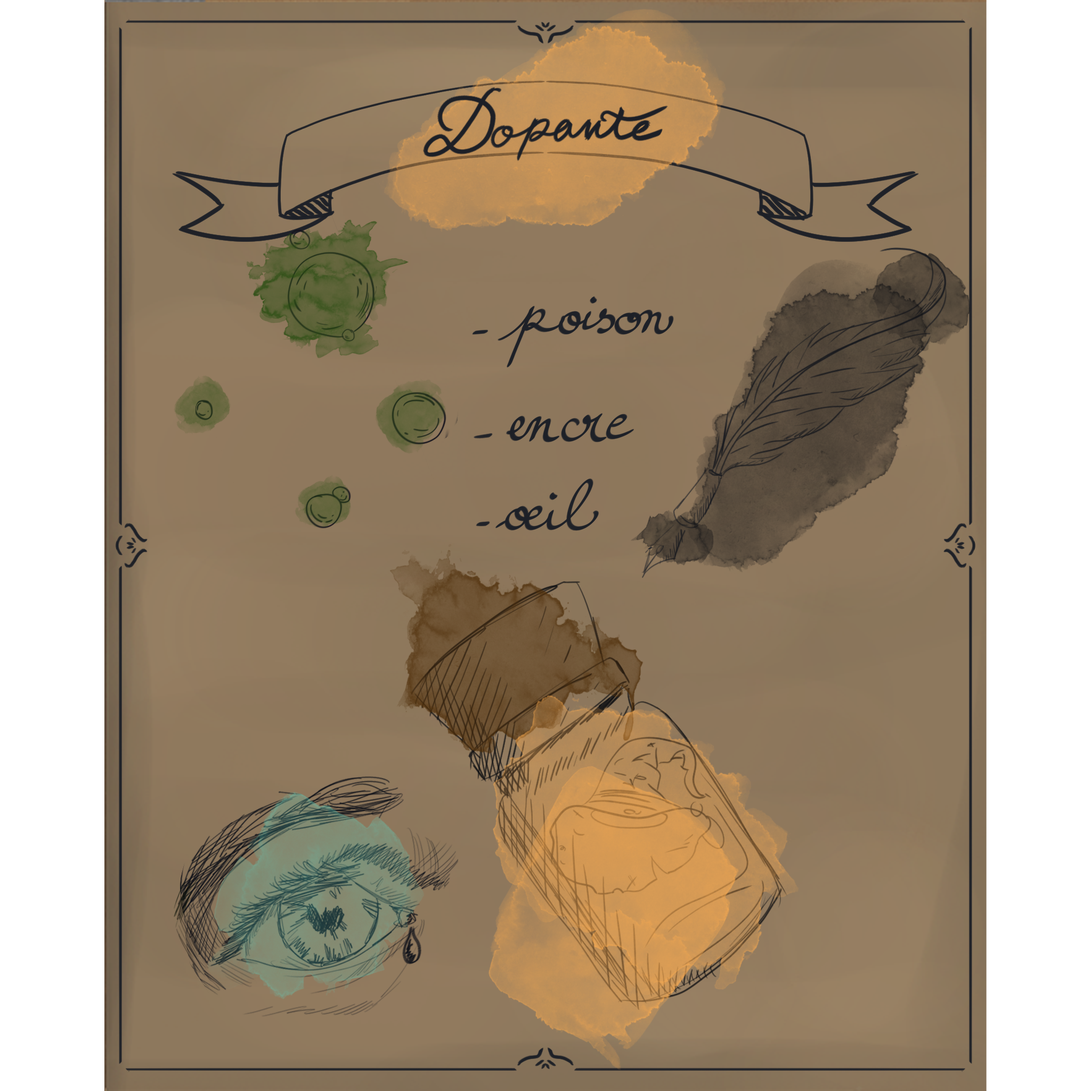
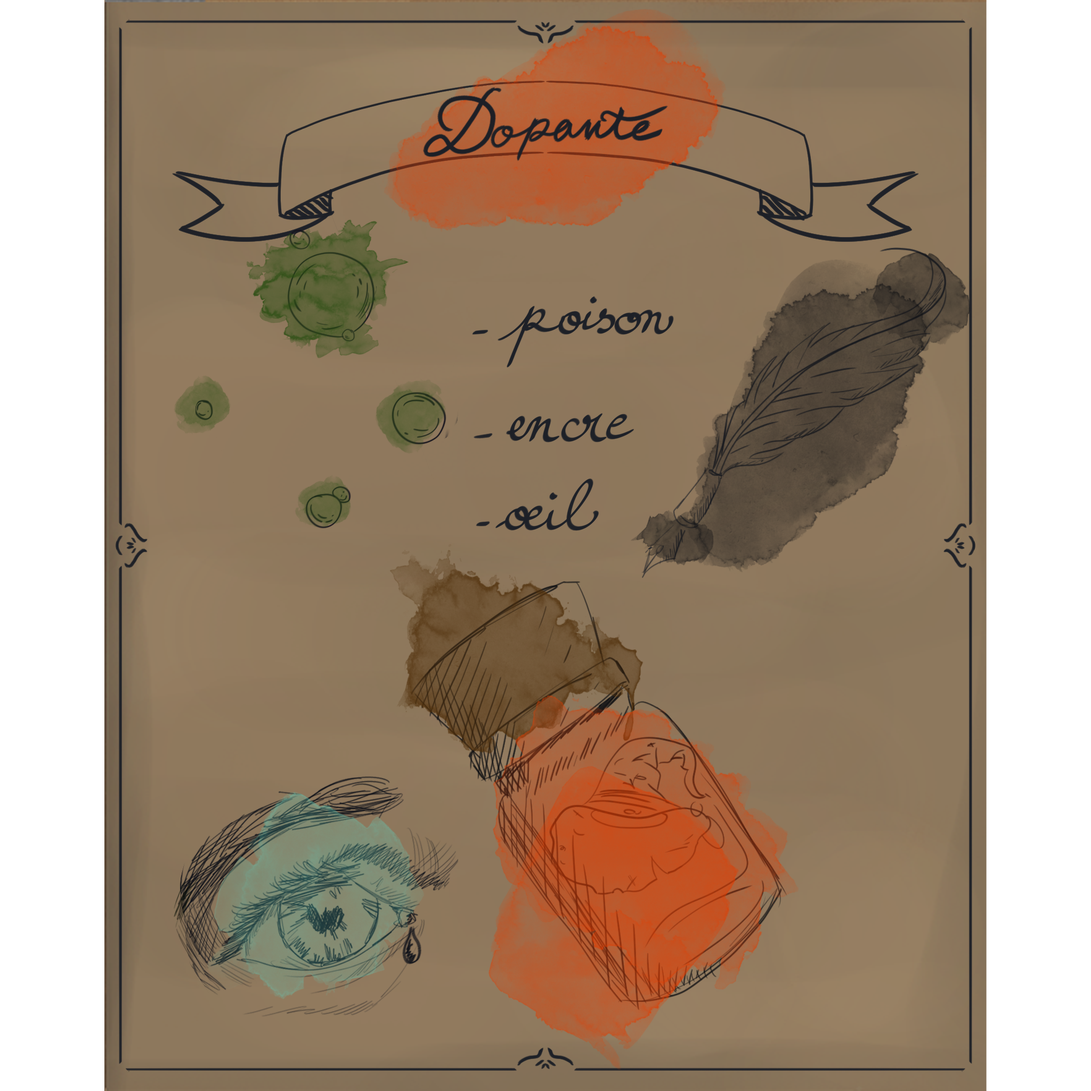
Layers edited between the first and the second 1091px x 1091px image:
painted on "Calque 13" over [487, 693, 799, 1071]
painted on "Calque 14" over [379, 9, 727, 232]
